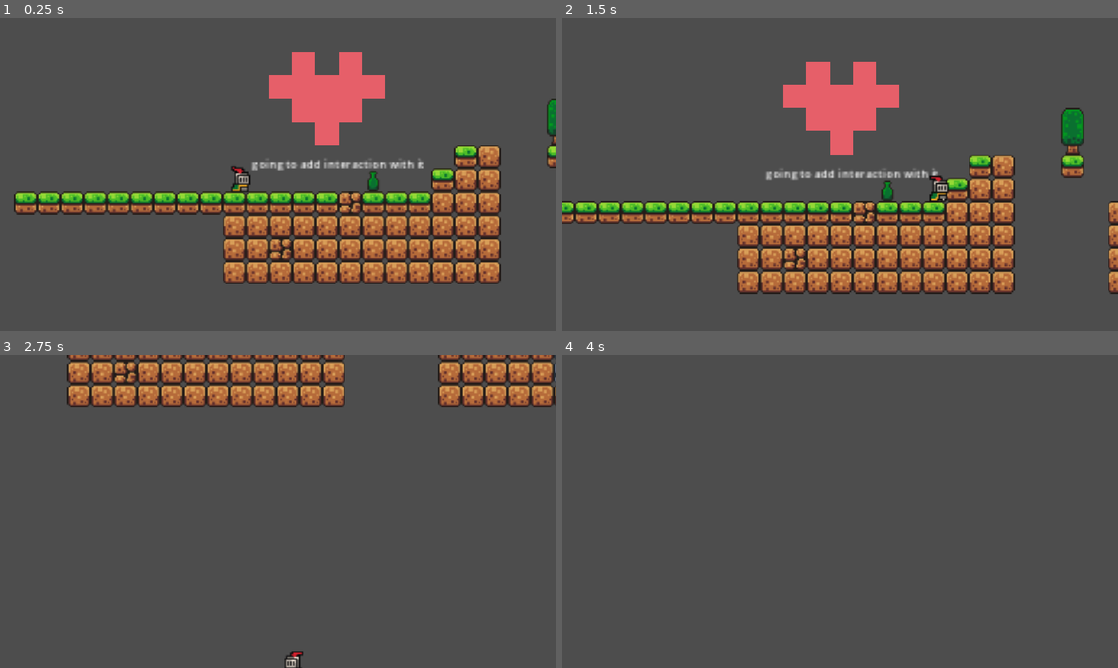
Above: before the commit, frames 1-4 (two rows, left to right).
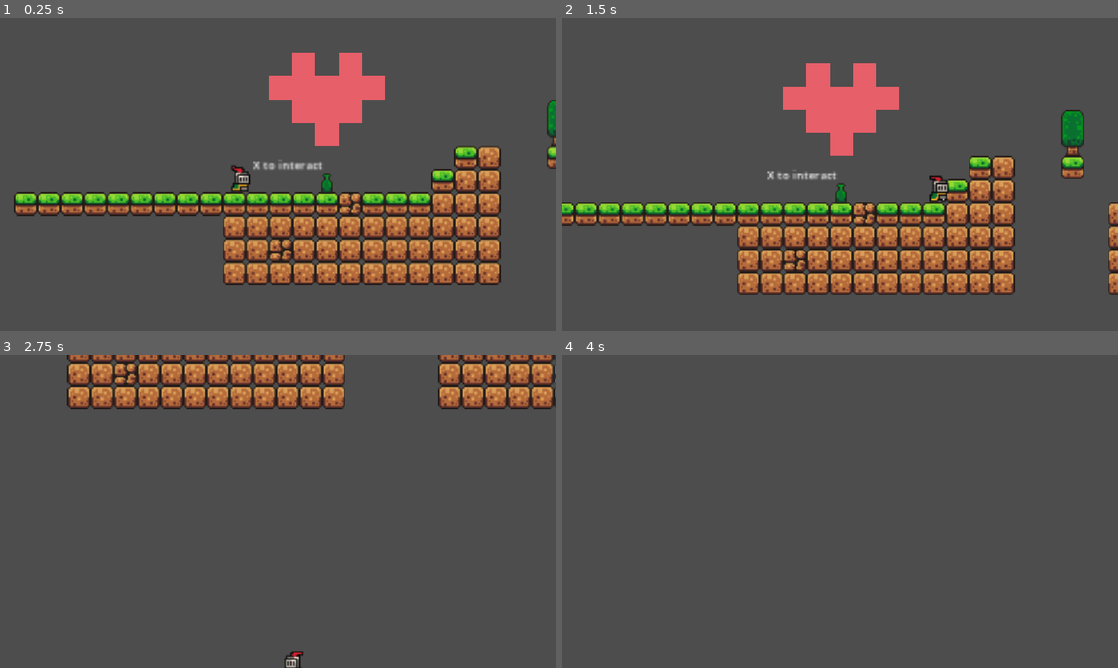
Above: after the commit, the same moments.

Repository: one-mink/dust-in-the-meadows
Game: Godot game, scene res://scenes/game.tscn
The game is run twice, just before and just after one commit, with the same random seed, the same clock (stepped at 60 frames per second) and the same inputs.
Inputs (mouse positions are in pixels of both pictures, inside the frame that each line leads up to):
- Up to frame 1 (0.25 s): no input
- Up to frame 2 (1.5 s): tap Enter at 0.5 s; move the mouse to (962, 158) at 0.52 s; hold Right (right) from 0.53 s (still down); tap X (interact) at 0.6, 1.35 s; click (962, 158) at 0.67 s; tap Space (jump) at 0.77 s; move the mouse to (728, 190) at 1.27 s
- Up to frame 3 (2.75 s): tap Space (jump) at 1.52 s; move the mouse to (333, 442) at 2.02 s; release Right (right) at 2.03 s; hold Left (left) from 2.03 s (still down); tap Alt at 2.1 s; tap X (interact) at 2.3 s
- Up to frame 4 (4 s): move the mouse to (812, 574) at 2.77 s; release Left (left) at 2.78 s; hold Right (right) from 2.78 s (still down); tap Shift at 2.85 s; click (812, 574) at 2.92 s; tap Space (jump) at 3.02, 3.5, 3.77 s; tap X (interact) at 3.05, 3.6 s; move the mouse to (1006, 558) at 3.52 s

The runs differ from the first frame. In frame 1, 8.5% of the frame differs, in the area x 2-100%, y 10-86%; in frame 2, 10%, in the area x 0-100%, y 14-89%; in frame 3, 5.2%; in frame 4, nothing differs.

Commit message:
finish the interact just need the invotory and ect things

Diff:
--- /dev/null
+++ b/yaya_core_start/scenes/collectible.gd
@@ -0,0 +1,5 @@
+extends Area2D
+@onready var collectible: Area2D = $"."
+
+func collected():
+	collectible.queue_free()
--- /dev/null
+++ b/yaya_core_start/scenes/collectible.tscn
@@ -0,0 +1,22 @@
+[gd_scene format=3 uid="uid://j8bgshnvpn0t"]
+
+[ext_resource type="Script" uid="uid://ddl147qusd3qo" path="res://scenes/collectible.gd" id="1_1pg6c"]
+[ext_resource type="Texture2D" uid="uid://dirgxa534t0xf" path="res://assets/brackeys_platformer_assets/brackeys_platformer_assets/sprites/world_tileset.png" id="1_bkg8t"]
+
+[sub_resource type="CapsuleShape2D" id="CapsuleShape2D_hnoby"]
+radius = 6.0
+height = 18.0
+
+[node name="collectible" type="Area2D" unique_id=453026304 groups=["collectible"]]
+script = ExtResource("1_1pg6c")
+
+[node name="CollisionShape2D" type="CollisionShape2D" parent="." unique_id=1021070948]
+position = Vector2(0, -1)
+shape = SubResource("CapsuleShape2D_hnoby")
+
+[node name="Sprite2D" type="Sprite2D" parent="." unique_id=462337644]
+position = Vector2(0, -1)
+scale = Vector2(-1, 1)
+texture = ExtResource("1_bkg8t")
+region_enabled = true
+region_rect = Rect2(3.7503834, 114.01729, 8.318779, 14.315842)
--- a/yaya_core_start/scenes/game.tscn
+++ b/yaya_core_start/scenes/game.tscn
@@ -2,6 +2,7 @@
 
 [ext_resource type="PackedScene" uid="uid://hn672ra3a3oh" path="res://scenes/player.tscn" id="1_yqjtg"]
 [ext_resource type="Texture2D" uid="uid://dirgxa534t0xf" path="res://assets/brackeys_platformer_assets/brackeys_platformer_assets/sprites/world_tileset.png" id="2_lnu2h"]
+[ext_resource type="PackedScene" uid="uid://j8bgshnvpn0t" path="res://scenes/collectible.tscn" id="3_lnu2h"]
 
 [sub_resource type="TileSetAtlasSource" id="TileSetAtlasSource_lbhrr"]
 texture = ExtResource("2_lnu2h")
@@ -172,7 +173,7 @@
 [node name="TileMap" type="TileMap" parent="." unique_id=421870642]
 tile_set = SubResource("TileSet_hnoby")
 format = 2
-layer_0/tile_data = PackedInt32Array(2, 0, 0, 1, 0, 0, 0, 0, …(2372 unchanged characters)… , -262103, 393216, 0, -262115, 393216, 0, -65531, 0, 7)
+layer_0/tile_data = PackedInt32Array(2, 0, 0, 1, 0, 0, 0, 0, …(2372 unchanged characters)… , -262103, 393216, 0, -262115, 393216, 0)
 
 [node name="player" parent="." unique_id=2083495719 instance=ExtResource("1_yqjtg")]
 z_index = 100
@@ -191,9 +192,12 @@
 [node name="label info" type="Node" parent="." unique_id=1600849989]
 
 [node name="Label" type="Label" parent="label info" unique_id=1188610235]
-offset_left = 4.0
+offset_left = 5.0
 offset_top = -25.0
-offset_right = 124.0
+offset_right = 125.0
 offset_bottom = -2.0
 theme_override_font_sizes/font_size = 8
-text = "going to add interaction with it"
+text = "X to interact"
+
+[node name="collectible" parent="." unique_id=453026304 instance=ExtResource("3_lnu2h")]
+position = Vector2(56, -5)
--- a/yaya_core_start/scenes/player.gd
+++ b/yaya_core_start/scenes/player.gd
@@ -3,8 +3,18 @@
 
 const SPEED = 150.0
 const JUMP_VELOCITY = -250.0
+
 @onready var animated_sprite: AnimatedSprite2D = $AnimatedSprite2D
+@onready var raycast_collectible_right: RayCast2D = $AnimatedSprite2D/raycast_collectible_right
 
+
+
+func _process(_delta: float) -> void:
+	if Input.is_action_just_pressed("interact") and  raycast_collectible_right.is_colliding():
+		var object = raycast_collectible_right.get_collider()
+		if object.is_in_group("collectible"):
+			object.collected()
+			print("items collected")
 
 func _physics_process(delta: float) -> void:
 	# Add the gravity.
--- a/yaya_core_start/scenes/player.tscn
+++ b/yaya_core_start/scenes/player.tscn
@@ -179,6 +179,12 @@
 animation = &"run"
 autoplay = "idle"
 
+[node name="raycast_collectible_right" type="RayCast2D" parent="AnimatedSprite2D" unique_id=794780090]
+position = Vector2(-3, 5)
+scale = Vector2(4, 4)
+target_position = Vector2(6.75, 0)
+collide_with_areas = true
+
 [node name="CollisionShape2D" type="CollisionShape2D" parent="." unique_id=1704815300]
-position = Vector2(0, 4)
+position = Vector2(0, 5)
 shape = SubResource("RectangleShape2D_hnoby")
Not shown, added: yaya_core_start/scenes/collectible.gd.uid
